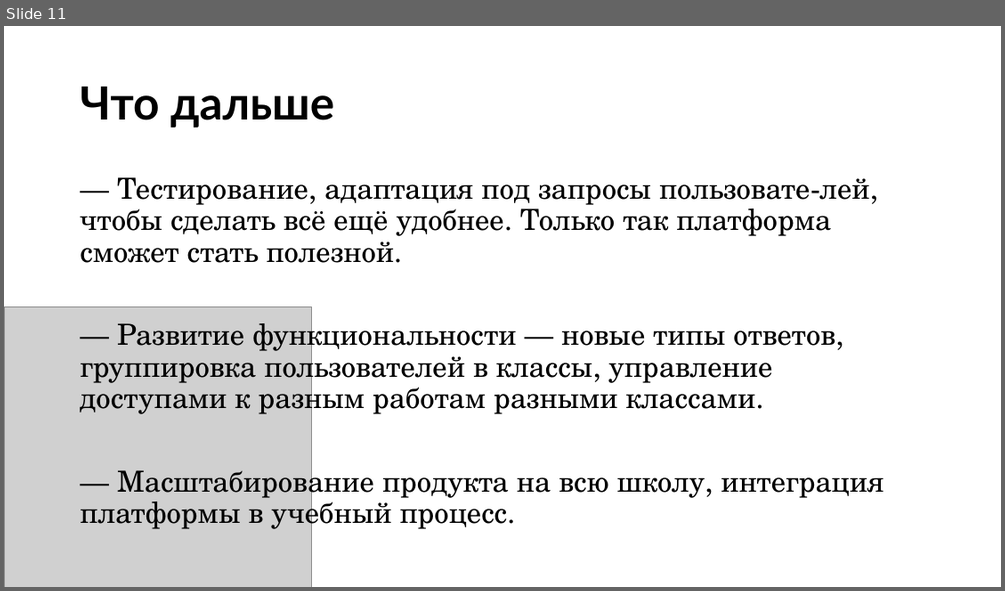
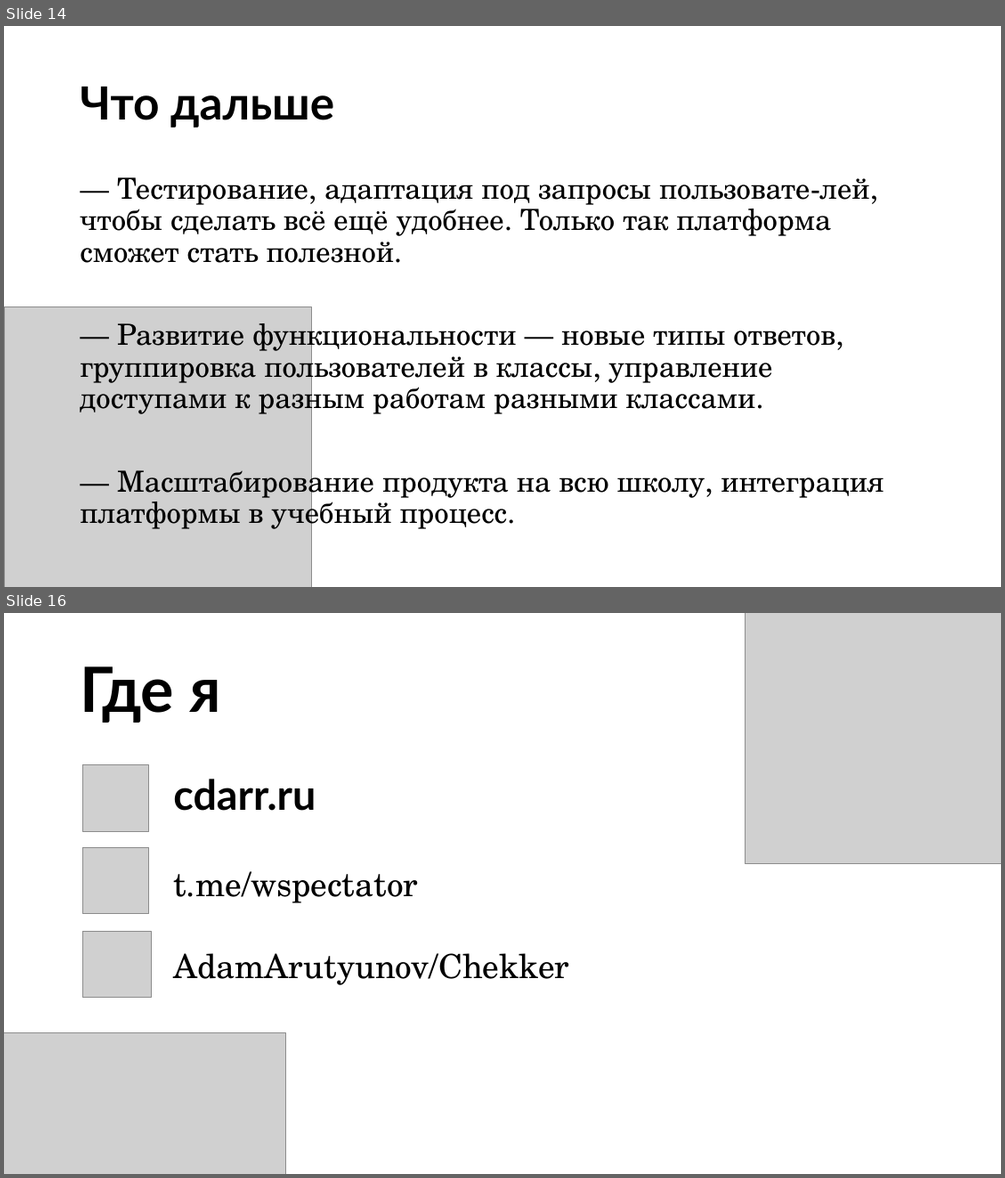
Before and after one commit to adamarutyunov/Chekker, a slide deck: docs/Chekker.pptx. Shown one above the other, each under a label of ours: slide 11 before the commit, slides 14 and 16 after it; the slides between them are not shown. The pictures are 1005x591 and 1005x1178 pixels, drawn with LibreOffice and Linux fonts; fonts in the diff are those of the drawing; grey boxes stand for pictures. Boxes give left, top, right and bottom in pixels: in the first picture for what was removed or moved away, otherwise in the second. Text is boxed around its words. In the diff, an @@ line names an element or a change of style, - is before the commit and + after.

```diff
--- a/docs/Chekker.pptx
+++ b/docs/Chekker.pptx
@@ slide 16 added at (4,613,1001,1174), background #FFFFFF @@
@@ picture added at (745,613,1001,863) @@
@@ title added at (80,666,220,722), 60 pt, text #000000, bold @@
+Где я
@@ picture added at (82,765,149,831) @@
@@ text added at (173,779,316,811), 40 pt, text #000000, bold @@
+cdarr.ru
@@ picture added at (82,847,149,914) @@
@@ text added at (173,871,418,903), 32 pt, text #000000 @@
+t.me/wspectator
@@ picture added at (82,931,152,997) @@
@@ text added at (173,953,569,985), 32 pt, text #000000 @@
+AdamArutyunov/Chekker
@@ picture added at (4,1033,285,1174) @@
@@ what was slide 11 is now slide 14 @@
```
Also in this commit, not shown: 1 slide changed, 5 other slides added, 2 slides removed.
